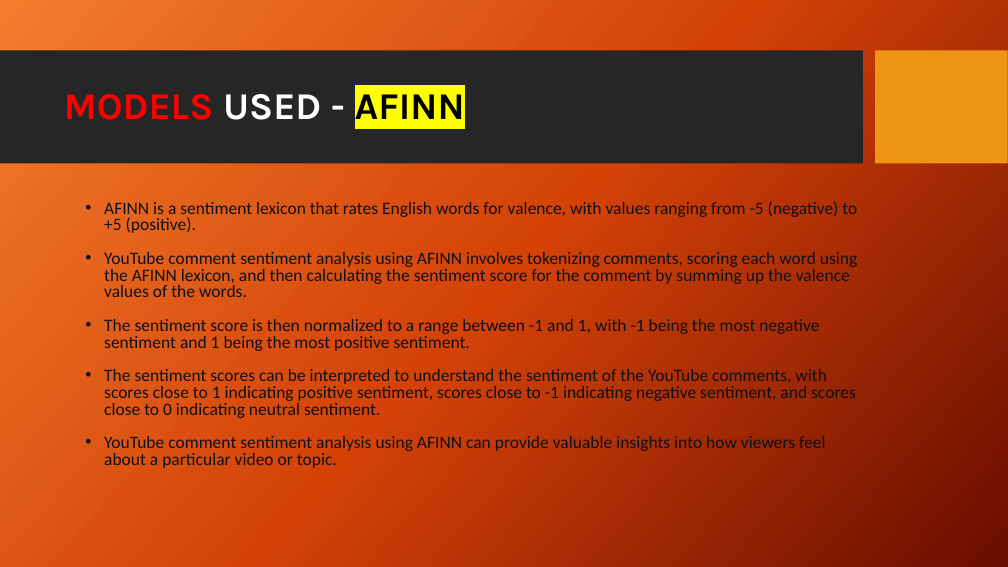
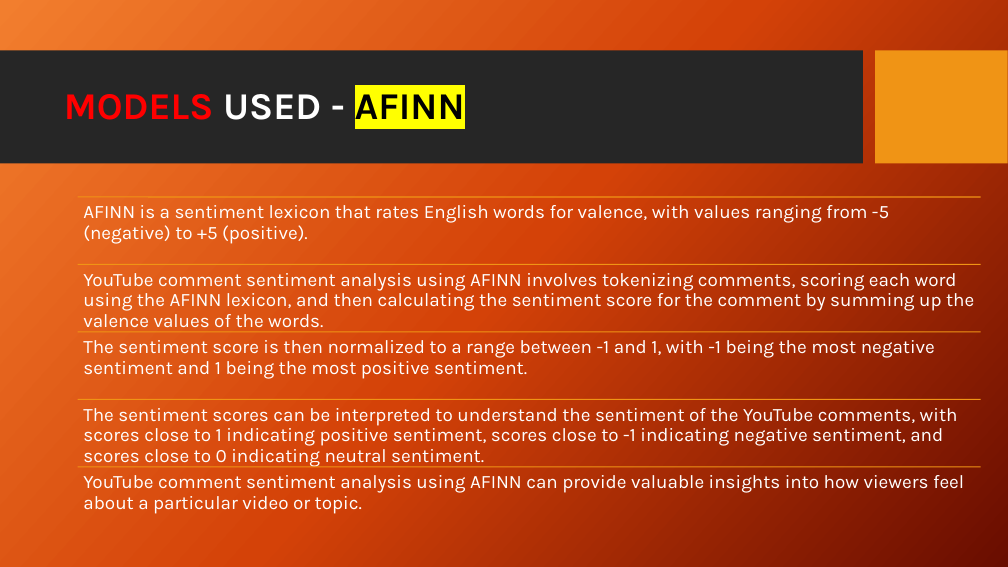
Before and after one commit to Rachel2302/Behind_the_Likes, a slide deck: slide 28 of Data_mining_final-group 5.pptx (slide 30 before the commit). Drawn at 1008x567 pixels with LibreOffice and Linux fonts; fonts in the diff are those of the drawing; background and template pictures are left out. Boxes give left, top, right and bottom in pixels: in the first picture for what was removed or moved away, otherwise in the second. Text is boxed around its words. In the diff, an @@ line names an element or a change of style, - is before the commit and + after.

```diff
--- a/Data_mining_final-group 5.pptx
+++ b/Data_mining_final-group 5.pptx
@@ text removed at box(104, 201, 857, 468) @@
-• AFINN is a sentiment lexicon that rates English words for valence, with values ranging from -5 (negative) to +5 (positive).
-• YouTube comment sentiment analysis using AFINN involves tokenizing comments, scoring each word using the AFINN lexicon, and then calculating the sentiment score for the comment by summing up the valence values of the words.
-• The sentiment score is then normalized to a range between -1 and 1, with -1 being the most negative sentiment and 1 being the most positive sentiment.
-• The sentiment scores can be interpreted to understand the sentiment of the YouTube comments, with scores close to 1 indicating positive sentiment, scores close to -1 indicating negative sentiment, and scores close to 0 indicating neutral sentiment.
-• YouTube comment sentiment analysis using AFINN can provide valuable insights into how viewers feel about a particular video or topic.
@@ group added at box(78, 197, 981, 514): 5 lines, 5 texts @@
+AFINN is a sentiment lexicon that rates English words for valence, with values ranging from -5 (negative) to +5 (positive).
+YouTube comment sentiment analysis using AFINN involves tokenizing comments, scoring each word using the AFINN lexicon, and then calculating the sentiment score for the comment by summing up the valence values of the words.
+The sentiment score is then normalized to a range between -1 and 1, with -1 being the most negative sentiment and 1 being the most positive sentiment.
+The sentiment scores can be interpreted to understand the sentiment of the YouTube comments, with scores close to 1 indicating positive sentiment, scores close to -1 indicating negative sentiment, and scores close to 0 indicating neutral sentiment.
+YouTube comment sentiment analysis using AFINN can provide valuable insights into how viewers feel about a particular video or topic.
```
Also in this commit, not shown: 16 other slides changed, 4 slides added, 3 slides removed.
